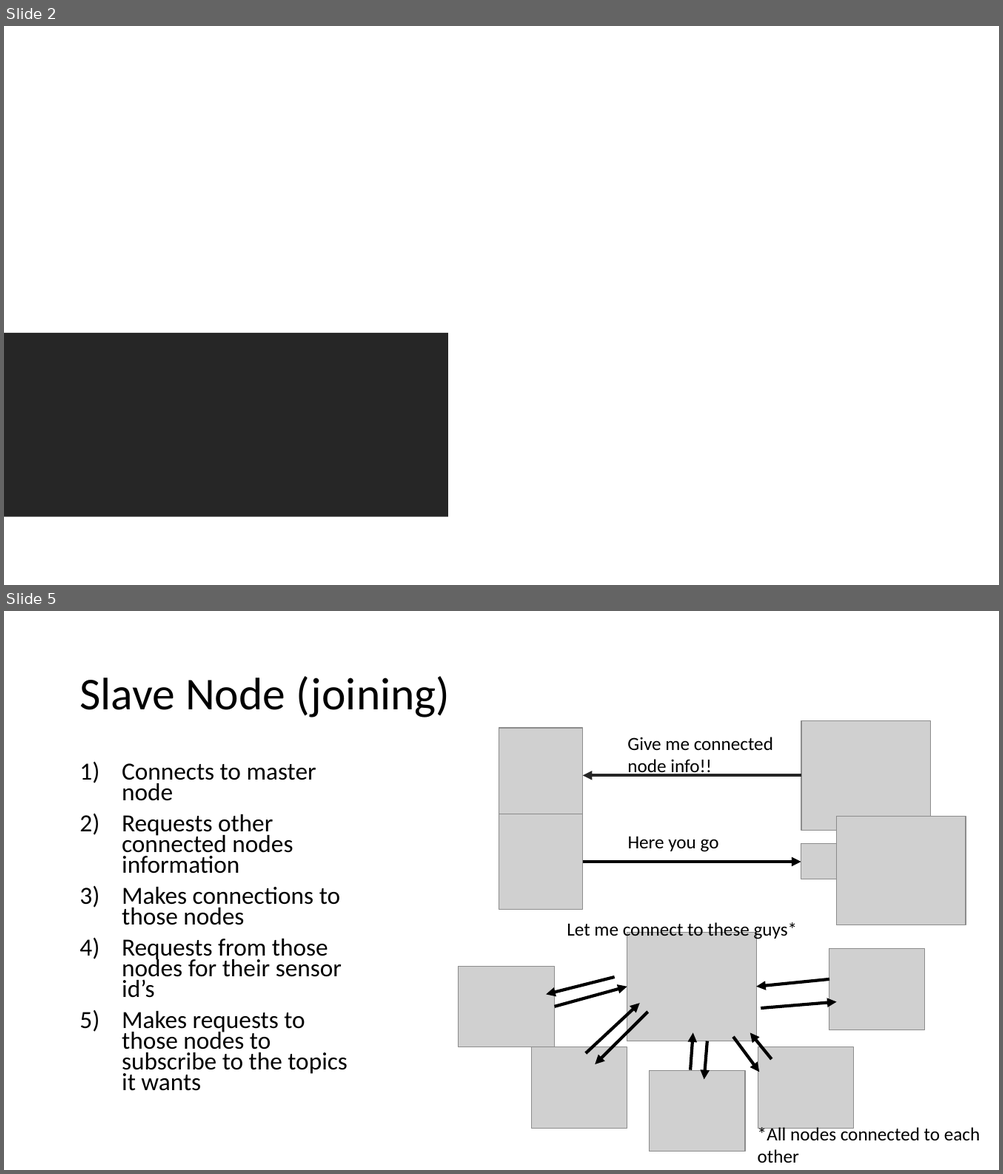
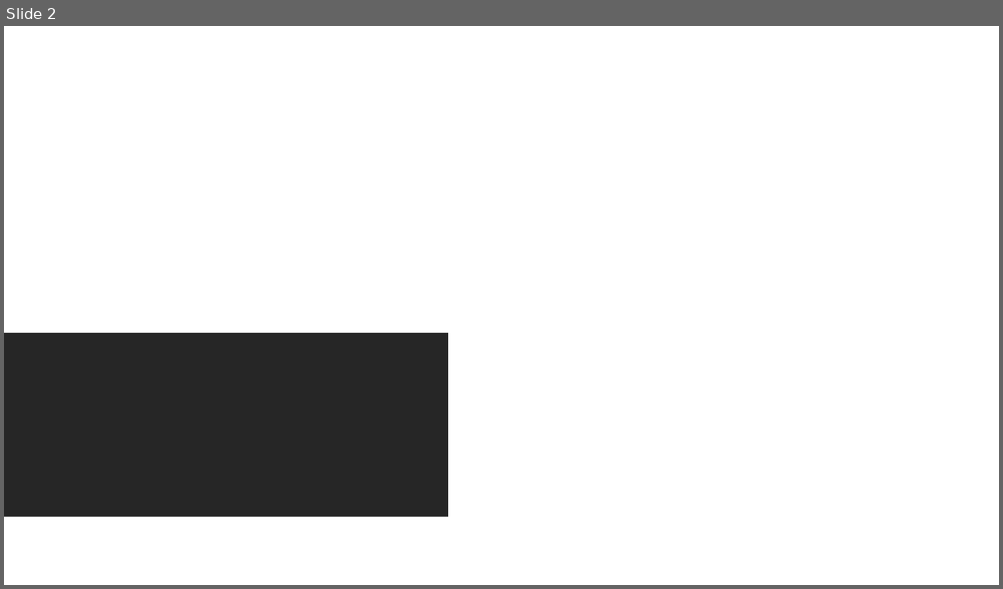
Before and after one commit to rush2sk8/Intel-Edison-PS, a slide deck: node network.pptx. Shown one above the other, each under a label of ours: slides 2 and 5 before the commit, slide 2 after it; the slides between them are not shown. The pictures are 1003x1174 and 1003x589 pixels, drawn with LibreOffice and Linux fonts; fonts in the diff are those of the drawing; grey boxes stand for pictures; background and template pictures are left out. Boxes give left, top, right and bottom in pixels: in the first picture for what was removed or moved away, otherwise in the second. Text is boxed around its words. In the diff, an @@ line names an element or a change of style, - is before the commit and + after.

```diff
--- a/node network.pptx
+++ b/node network.pptx
@@ slide 5 removed at [4,611,999,1170], background #FFFFFF @@
@@ title removed at [79,676,449,718] @@
-Slave Node (joining)
@@ picture removed at [802,721,930,829] @@
@@ picture removed at [498,728,583,823] @@
@@ text removed at [627,737,773,777] @@
-Give me connected node info!!
@@ text removed at [122,763,347,1091] @@
-1) Connects to master node
-2) Requests other connected nodes information
-3) Makes connections to those nodes
-4) Requests from those nodes for their sensor id’s
-5) Makes requests to those nodes to subscribe to the topics it wants
@@ arrow removed from (802, 776) to (583, 776) @@
@@ picture removed at [498,814,583,909] @@
@@ picture removed at [836,816,966,925] @@
@@ text removed at [628,836,719,852] @@
-Here you go
@@ picture removed at [801,844,836,880] @@
@@ arrow removed from (583, 862) to (801, 862) @@
@@ text removed at [566,921,797,941] @@
-Let me connect to these guys*
@@ picture removed at [627,933,756,1042] @@
@@ picture removed at [828,949,925,1031] @@
@@ picture removed at [458,966,555,1048] @@
@@ arrow removed from (614, 977) to (546, 994) @@
@@ arrow removed from (555, 1007) to (627, 987) @@
@@ arrow removed from (829, 980) to (756, 987) @@
@@ arrow removed from (586, 1054) to (640, 1003) @@
@@ arrow removed from (760, 1008) to (836, 1002) @@
@@ arrow removed from (648, 1012) to (595, 1065) @@
@@ picture removed at [531,1048,627,1129] @@
@@ arrow removed from (691, 1071) to (693, 1034) @@
@@ arrow removed from (707, 1042) to (704, 1079) @@
@@ arrow removed from (733, 1037) to (759, 1072) @@
@@ arrow removed from (771, 1059) to (750, 1034) @@
@@ picture removed at [757,1048,854,1129] @@
@@ picture removed at [649,1071,745,1152] @@
@@ text removed at [757,1126,979,1163] @@
-*All nodes connected to each other
```
Also in this commit, not shown: 2 slides changed, 3 slides added.
